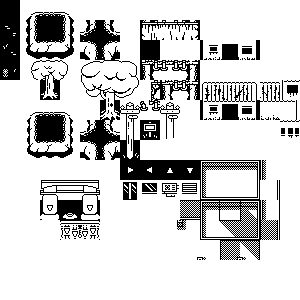
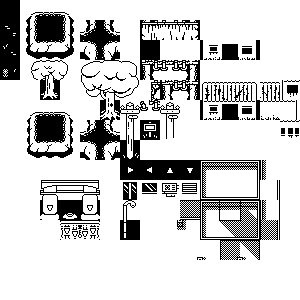
The second 300×300 image is a revision of the first. Changes to its layers:
moved "Layer 93" above "Rectangle 6", painted on it over left=120, top=200, right=140, bottom=240
removed layer "Rectangle 5" over left=120, top=200, right=140, bottom=240
renamed "Layer 90" to "Rectangle 6", painted on it over left=120, top=200, right=140, bottom=240
